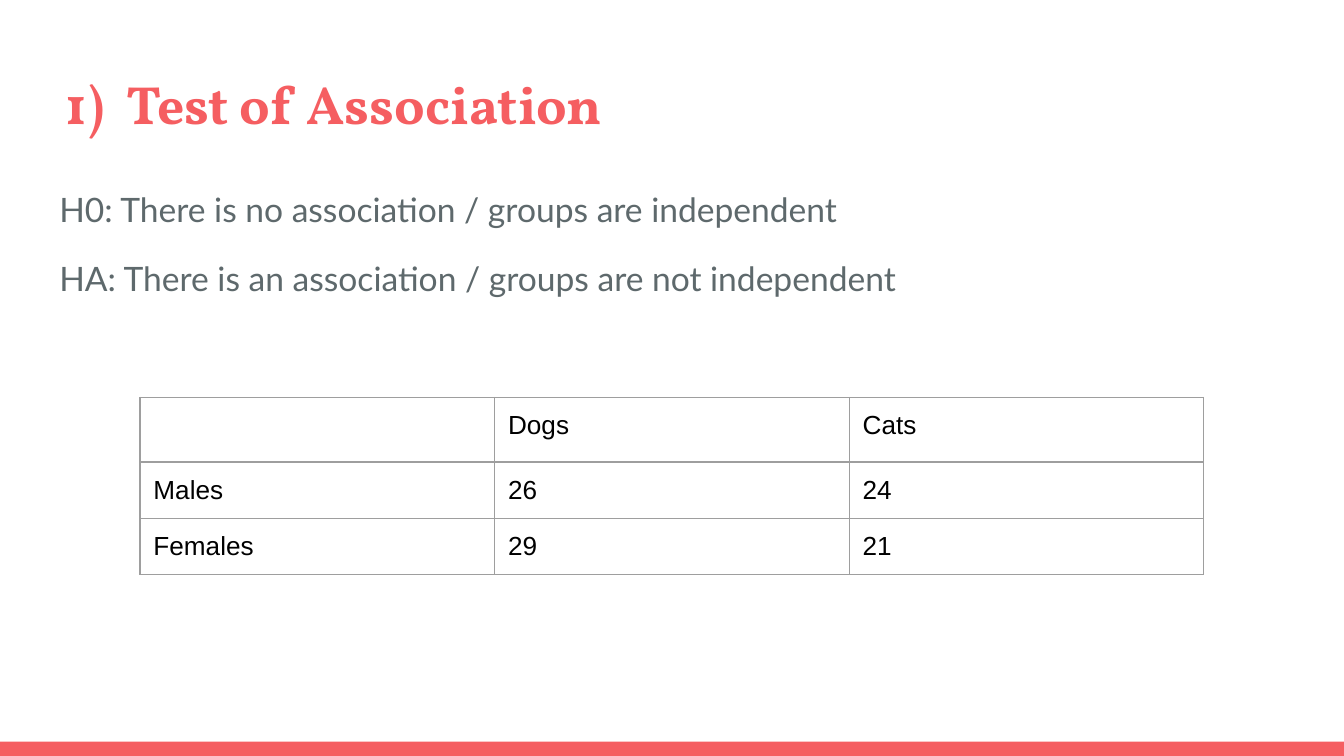
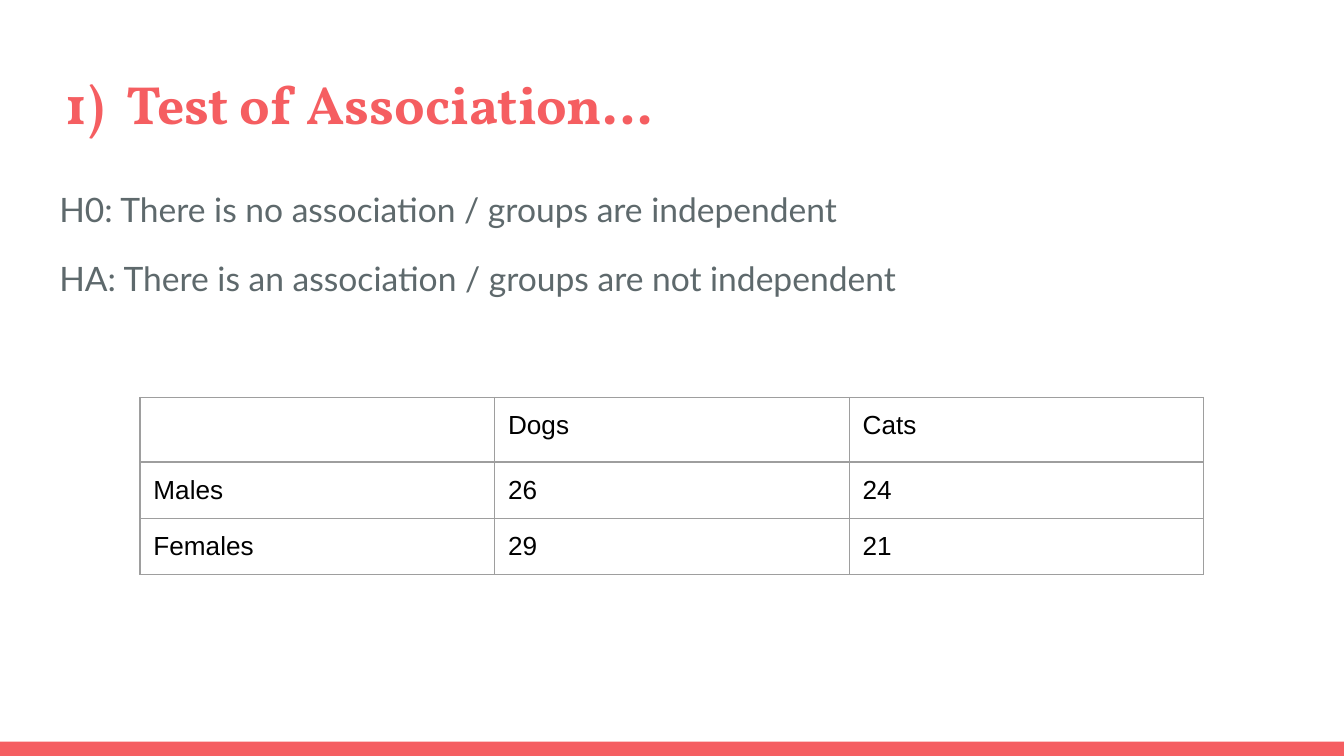
Before and after one commit to rjwrobel86/Python4Statistics, a slide deck: slide 4 of Stuff For Class/Slides/Chi-Squared Tests.pptx (slide 3 before the commit). Drawn at 1344x756 pixels with LibreOffice and Linux fonts; fonts in the diff are those of the drawing. Boxes give left, top, right and bottom in pixels: in the first picture for what was removed or moved away, otherwise in the second. Text is boxed around its words. In the diff, an @@ line names an element or a change of style, - is before the commit and + after.

```diff
--- a/Stuff For Class/Slides/Chi-Squared Tests.pptx
+++ b/Stuff For Class/Slides/Chi-Squared Tests.pptx
@@ title at bbox=[126, 85, 653, 125]: text changed @@
-1) Test of Association
+1) Test of Association…
```
Also in this commit, not shown: 3 other slides changed, 2 slides added, 29 other files.
